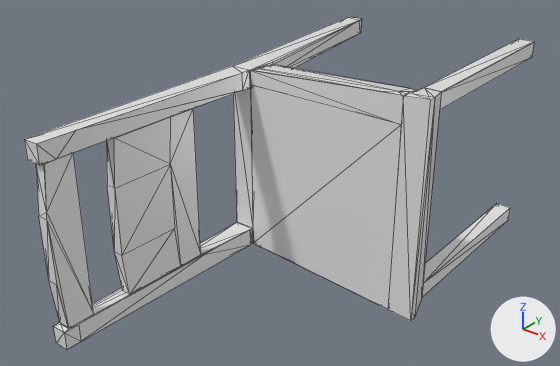
Two versions of the OBJ model iai_kitchen/meshes/jokkmokk/JokkmokkChair.obj, one commit apart.
Before and after are seen from a camera (50 mm lens) standing at (0.926, -1.266, 0.755) and looking at (-0.052, -0.043, -0.003). Arrows for +X, +Y and +Z are at lower right; the lights stay in place. Mesh edges are drawn as thin lines. Where no turn or scale is listed for an object, it has been applied to the vertices.

In view in the first picture: 'JokkmokkChair_hull_10', 'JokkmokkChair_hull_11', 'JokkmokkChair_hull_12', 'JokkmokkChair_hull_13', 'JokkmokkChair_hull_2', 'JokkmokkChair_hull_3', 'JokkmokkChair_hull_4', 'JokkmokkChair_hull_5', 'JokkmokkChair_hull_6', 'JokkmokkChair_hull_8', 'JokkmokkChair_hull_9'.
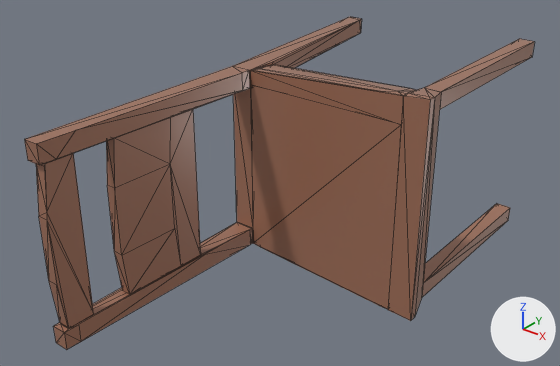
The change, as a list of edits to the scene's bpy script:
```text
Change mat_none:
    mat_none.base_color: (0.8, 0.8, 0.8) -> (0.347, 0.159, 0.0999)  # white #e7e7e7 -> brown #9f6f59
```

Where the change shows, as pixel boxes (x1, y1, x2, y2) in the pictures (560 x 366 px):
'JokkmokkChair_hull_8', recoloured (white to brown): (250, 85, 401, 309) in both
'JokkmokkChair_hull_9', recoloured (white to brown): (106, 109, 201, 295) in both
'JokkmokkChair_hull_12', recoloured (white to brown): (388, 88, 441, 321) in both
'JokkmokkChair_hull_4', recoloured (white to brown): (36, 153, 94, 329) in both
'JokkmokkChair_hull_6', recoloured (white to brown): (25, 66, 250, 165) in both
'JokkmokkChair_hull_10', recoloured (white to brown): (250, 65, 415, 125) in both
'JokkmokkChair_hull_2', recoloured (white to brown): (53, 223, 252, 350) in both
'JokkmokkChair_hull_13', recoloured (white to brown): (424, 39, 535, 109) in both
'JokkmokkChair_hull_5', recoloured (white to brown): (233, 17, 362, 89) in both
'JokkmokkChair_hull_11', recoloured (white to brown): (422, 204, 510, 297) in both
'JokkmokkChair_hull_3', recoloured (white to brown): (233, 88, 253, 228) in both
'JokkmokkChair_hull_1', recoloured: (237, 222, 253, 243) in both
